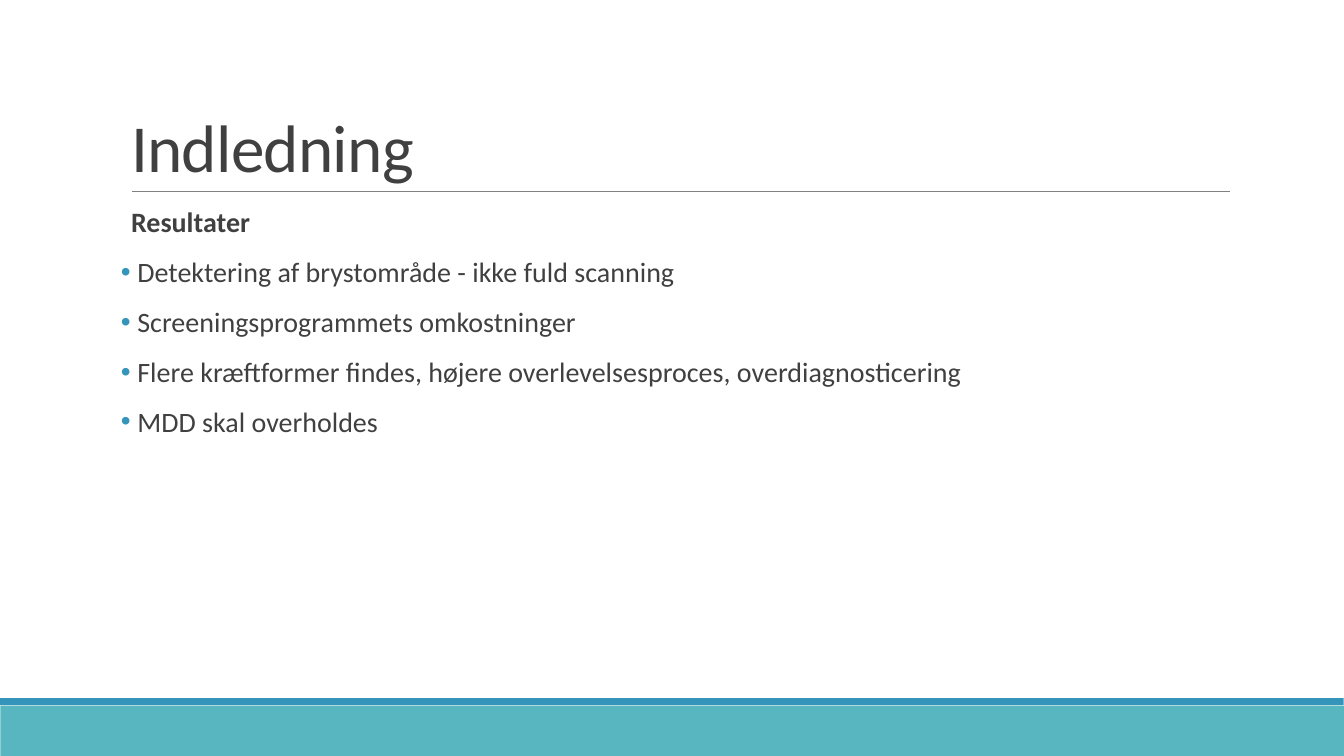
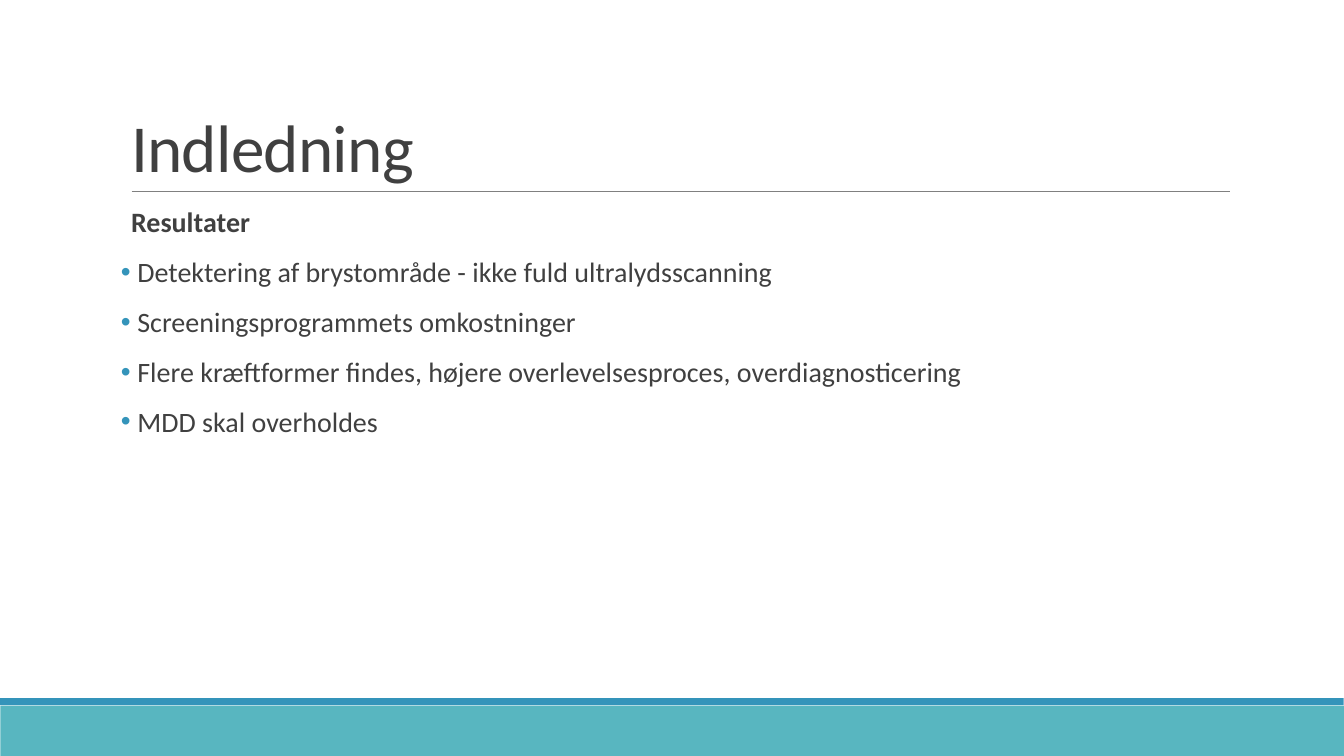
Before and after one commit to zeroregard/Automatic-Sonography, a slide deck: slide 5 of Præsentation_Eksamen.pptx. Drawn at 1344x756 pixels with LibreOffice and Linux fonts; fonts in the diff are those of the drawing. Boxes give left, top, right and bottom in pixels: in the first picture for what was removed or moved away, otherwise in the second. Text is boxed around its words. In the diff, an @@ line names an element or a change of style, - is before the commit and + after.

```diff
--- a/Præsentation_Eksamen.pptx
+++ b/Præsentation_Eksamen.pptx
@@ text at [137, 262, 771, 287]: text changed @@
-• Detektering af brystområde - ikke fuld scanning
+• Detektering af brystområde - ikke fuld ultralydsscanning
```
Also in this commit, not shown: 4 other slides changed.
